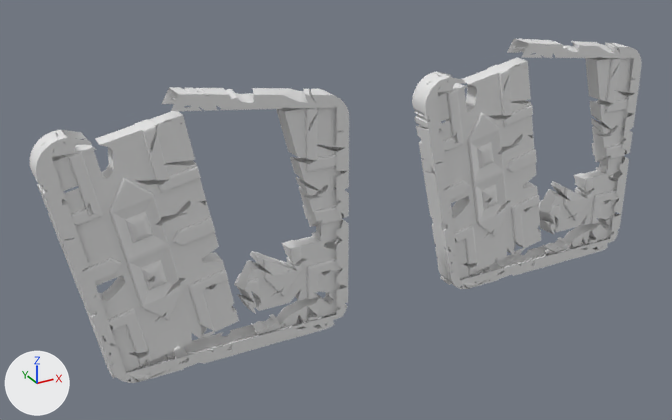
A saved change to the Blender file Assets/DoorModel.blend.
Both versions are drawn from a camera (50 mm lens) standing at (-5.31, -5.96, 4.0) and looking at (-1.97, 0.12, 0.96). Every picture has the same lights, and +X, +Y and +Z are marked at lower left.

Names of what the first picture shows: 'doorFrame', 'doorFrame.full', 'leftDoor', 'rightDoor'.
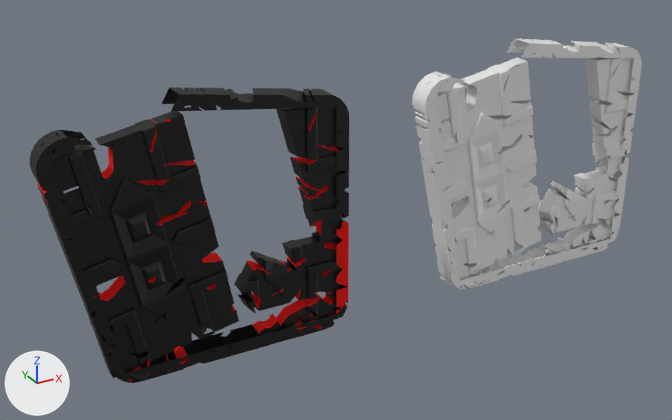
Commit message: added colors to the door model

What differs and where, as boxes [x1, y1, x2, y2] in the pictures (672 x 420 px):
part 1 of me_cube_003, recoloured (grey to black): [30, 87, 349, 383] in both
part 2 of me_cube_003, recoloured (grey to red): [202, 109, 349, 333] in both
part 3 of me_cube_003, recoloured (grey to red): [36, 119, 206, 301] in both
part 4 of me_cube_003, recoloured (grey to red): [126, 346, 189, 381] in both

Diff of the bpy script that builds the scene:
```diff
--- a/Assets/DoorModel.blend.py
+++ b/Assets/DoorModel.blend.py
@@ mat_damage @@
+mat_damage = principled_material('damage')
+mat_damage.base_color = (0.8, 0.00231, 0.0)  # red #e70800
+mat_damage.roughness = 1.0
+mat_damage.subsurface_weight = 0.738
@@ mat_basic @@
+mat_basic = principled_material('basic')
+mat_basic.base_color = (0.0, 0.0, 0.0)  # black #000000
@@ me_cube_003 @@
 me_cube_003.from_pydata(...)  # 5187 vertices, 2600 faces, 54 loose edges; spans x -1.33..1.0, y -0.11..0.11, z -1.0..1.17
 # used by ob_doorframe_full; location = (-2.972, 0.0, 1.014)
+# me_cube_003 part 1: 2099 of the faces centred in x -1.33..1.0, y -0.11..0.11, z -1.0..1.15 switch from no material to mat_basic (black #000000)
+# me_cube_003 part 2: 235 of the faces centred in x -0.23..0.99, y -0.09..0.08, z -0.98..0.87 switch from no material to mat_damage (red #e70800)
+# me_cube_003 part 3: 180 of the faces centred in x -1.32..-0.17, y -0.06..0.09, z -0.28..0.93 switch from no material to mat_damage (red #e70800)
+# me_cube_003 part 4: 86 of the faces centred in x -0.89..-0.39, y -0.03..0.09, z -1.0..-0.9 switch from no material to mat_damage (red #e70800)
```
